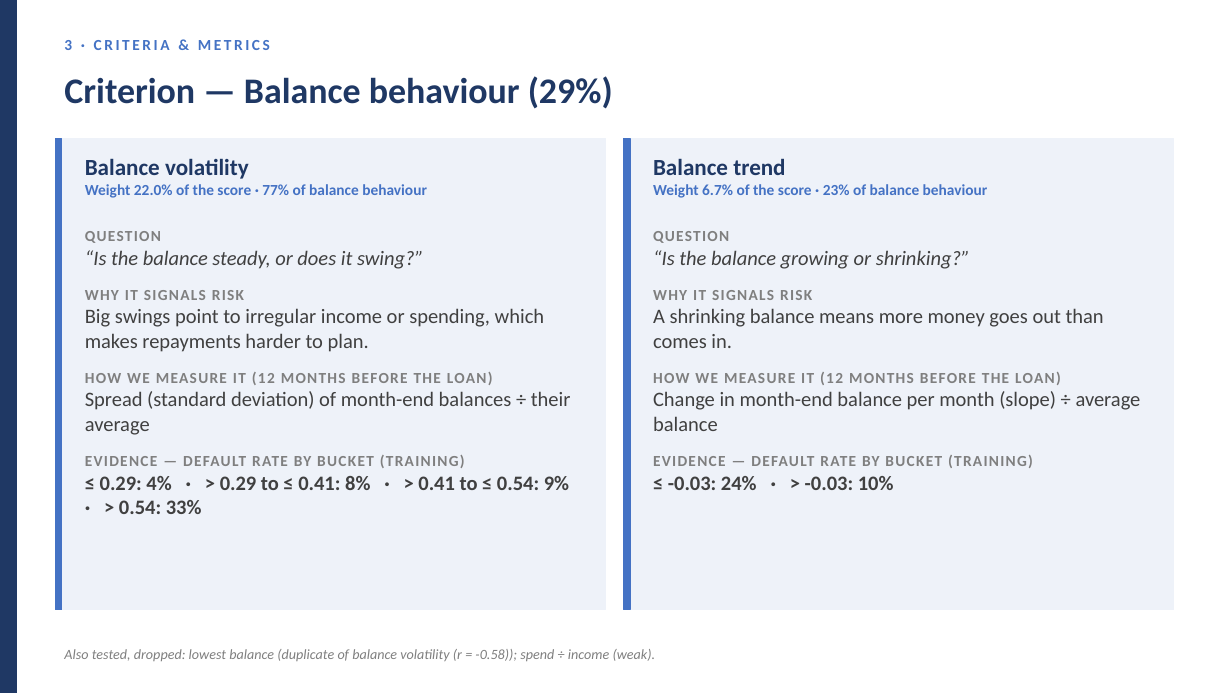
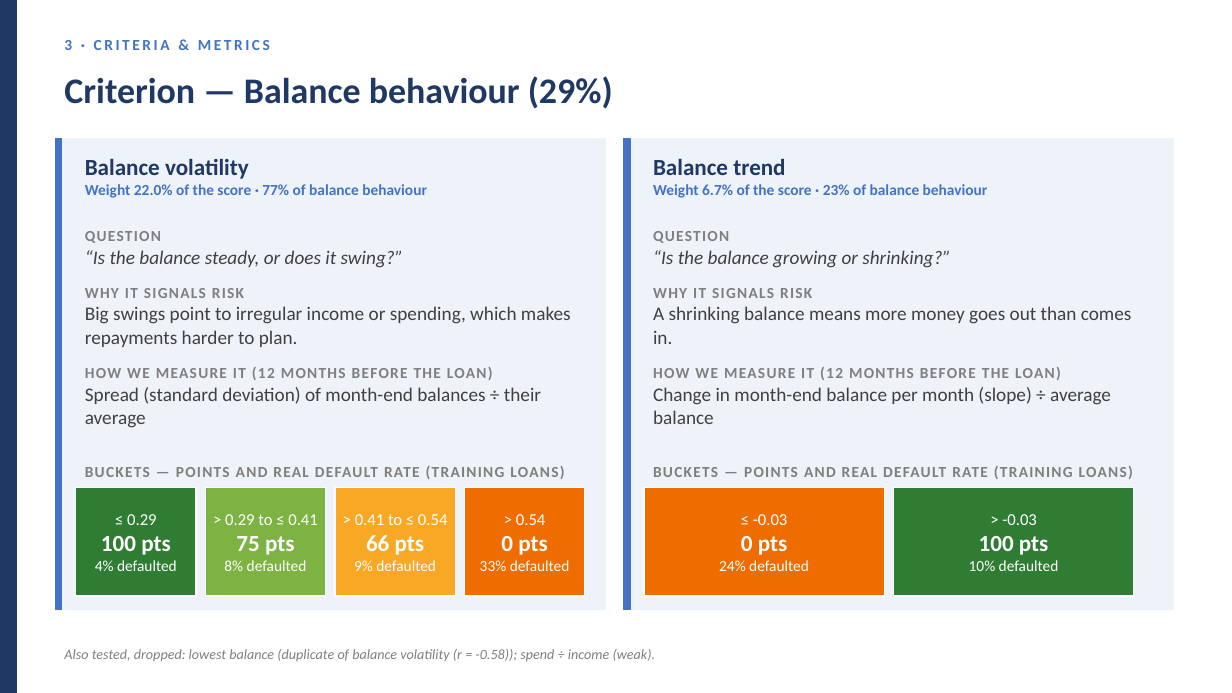
Before and after one commit to huotrithy/da-assignment-risk-scoring, a slide deck: slide 22 of docs/Final_Presentation.pptx (slide 21 before the commit). Drawn at 1232x693 pixels with LibreOffice and Linux fonts; fonts in the diff are those of the drawing. Boxes give left, top, right and bottom in pixels: in the first picture for what was removed or moved away, otherwise in the second. Text is boxed around its words. In the diff, an @@ line names an element or a change of style, - is before the commit and + after.

```diff
--- a/docs/Final_Presentation.pptx
+++ b/docs/Final_Presentation.pptx
@@ text at box(85, 250, 571, 428): size 16 to 15 pt in "“Is the balance steady, or does it ...", "Big swings point to irregular income or ...", "Spread (standard deviation) of month-end balances ÷ ..." @@
@@ text at box(653, 250, 1132, 424): size 16 to 15 pt in "“Is the balance growing or shrinking?”", "A shrinking balance means more money goes ...", "Change in month-end balance per month (slope) ..." @@
@@ text added at box(85, 466, 564, 479), 12 pt, text #7F7F7F, bold @@
+BUCKETS — POINTS AND REAL DEFAULT RATE (TRAINING LOANS)
@@ text at box(100, 476, 569, 514): paragraphs removed @@
-EVIDENCE — DEFAULT RATE BY BUCKET (TRAINING)
-≤ 0.29: 4% · > 0.29 to ≤ 0.41: 8% · > 0.41 to ≤ 0.54: 9% · > 0.54: 33%
@@ text added at box(653, 466, 1133, 479), 12 pt, text #7F7F7F, bold @@
+BUCKETS — POINTS AND REAL DEFAULT RATE (TRAINING LOANS)
@@ text at box(668, 476, 894, 490): paragraphs removed @@
-EVIDENCE — DEFAULT RATE BY BUCKET (TRAINING)
-≤ -0.03: 24% · > -0.03: 10%
@@ rectangle added at box(76, 488, 196, 596), fill #2E7D32, outline #FFFFFF 1 pt @@
@@ rectangle added at box(205, 488, 325, 596), fill #7CB342, outline #FFFFFF 1 pt @@
@@ rectangle added at box(335, 488, 455, 596), fill #F9A825, outline #FFFFFF 1 pt @@
@@ rectangle added at box(465, 488, 585, 596), fill #EF6C00, outline #FFFFFF 1 pt @@
@@ rectangle added at box(644, 488, 884, 596), fill #EF6C00, outline #FFFFFF 1 pt @@
@@ rectangle added at box(894, 488, 1134, 596), fill #2E7D32, outline #FFFFFF 1 pt @@
@@ text added at box(101, 514, 170, 555), 12 pt, text #FFFFFF @@
+≤ 0.29
+100 pts
+4% defaulted
@@ text added at box(225, 514, 318, 555), 13 pt, text #FFFFFF @@
+> 0.29 to ≤ 0.41
+75 pts
+8% defaulted
@@ text added at box(355, 514, 570, 571), 13 pt, text #FFFFFF @@
+> 0.41 to ≤ 0.54
+66 pts
+9% defaulted
@@ text added at box(501, 514, 547, 555), 12 pt, text #FFFFFF @@
+> 0.54
+0 pts
+33% defaulted
@@ text added at box(741, 514, 788, 555), 12 pt, text #FFFFFF @@
+≤ -0.03
+0 pts
+24% defaulted
@@ text added at box(969, 514, 1059, 571), 12 pt, text #FFFFFF @@
+> -0.03
+100 pts
+10% defaulted
```
Also in this commit, not shown: 8 other slides changed, 2 slides added, 1 slide removed, 1 other file.
